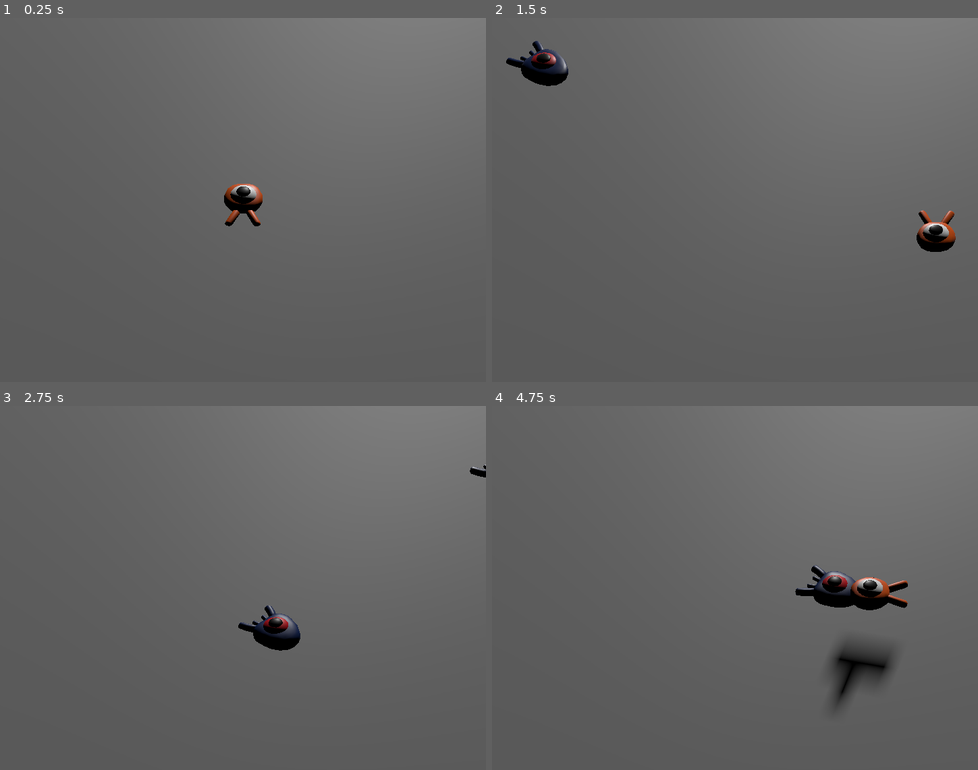
Above: before the commit, frames 1-4 (two rows, left to right).
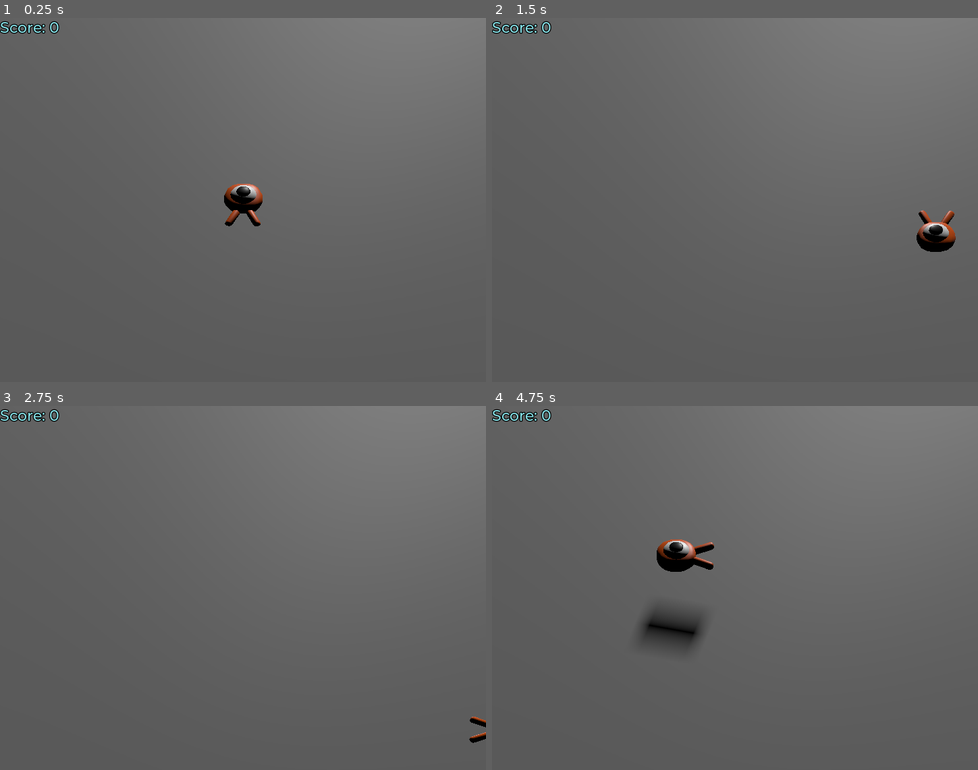
Above: after the commit, the same moments.

Repository: Ednaxx/godot_first-3D_game
Game: Godot game, scene res://main.tscn
Two runs of this game, one before a commit and one after it. Both use one fixed random seed, a clock stepped at 60 frames per second and the inputs below.
Inputs:
- Up to frame 1 (0.25 s): no input
- Up to frame 2 (1.5 s): tap Enter at 0.5 s; hold D (move_right) 0.53-1.28 s; tap Space (jump) at 0.77 s; hold S (move_back) from 1.28 s (still down)
- Up to frame 3 (2.75 s): tap Space (jump) at 1.52 s; release S (move_back) at 2.03 s; hold D (move_right) from 2.03 s (still down)
- Up to frame 4 (4.75 s): release D (move_right) at 2.78 s; hold W (move_forward) 2.78-3.53 s; tap Space (jump) at 3.02, 3.77, 4.52 s; hold A (move_left) from 3.53 s (still down)

The runs differ from the first frame. In frame 1, 0.3% of the frame differs, in the area x 0-13%, y 0-5%; in frame 2, 1.1%; in frame 3, 1.3%; in frame 4, 5.0%, in the area x 0-86%, y 0-83%.
Error after the commit: Invalid access to property or key '_on_mob_squashed' on a base object of type 'null instance'. (res://main.gd:14)

Commit message:
Add player death functionality and Score UI

Diff:
--- a/entities/player.gd
+++ b/entities/player.gd
@@ -1,4 +1,6 @@
 extends CharacterBody3D
+
+signal hit
 
 @export var speed: int = 14
 @export var fall_acceleration: int = 75
@@ -55,3 +57,10 @@
 				mob.squash()
 				self.target_velocity.y = self.bounce_impulse
 				break
+
+func die() -> void:
+	hit.emit()
+	queue_free()
+
+func _on_mob_detector_body_entered(_body: Node3D) -> void:
+	die()
--- a/entities/player.tscn
+++ b/entities/player.tscn
@@ -1,10 +1,14 @@
-[gd_scene load_steps=4 format=3 uid="uid://cuohfiho8j1bt"]
+[gd_scene load_steps=5 format=3 uid="uid://cuohfiho8j1bt"]
 
 [ext_resource type="PackedScene" uid="uid://cpx861plcfbec" path="res://art/player.glb" id="1_ho68e"]
 [ext_resource type="Script" path="res://entities/player.gd" id="1_vddcx"]
 
 [sub_resource type="SphereShape3D" id="SphereShape3D_a0qly"]
 radius = 0.8
+
+[sub_resource type="CylinderShape3D" id="CylinderShape3D_0kki6"]
+height = 0.435131
+radius = 1.05864
 
 [node name="Player" type="CharacterBody3D"]
 collision_mask = 6
@@ -17,3 +21,14 @@
 [node name="CollisionShape3D" type="CollisionShape3D" parent="."]
 transform = Transform3D(1, 0, 0, 0, 1, 0, 0, 0, 1, 0, 0.801546, 0)
 shape = SubResource("SphereShape3D_a0qly")
+
+[node name="MobDetector" type="Area3D" parent="."]
+collision_layer = 0
+collision_mask = 2
+monitorable = false
+
+[node name="CollisionShape3D" type="CollisionShape3D" parent="MobDetector"]
+transform = Transform3D(1, 0, 0, 0, 1, 0, 0, 0, 1, 0, 0.515097, 0)
+shape = SubResource("CylinderShape3D_0kki6")
+
+[connection signal="body_entered" from="MobDetector" to="." method="_on_mob_detector_body_entered"]
--- a/main.gd
+++ b/main.gd
@@ -4,11 +4,17 @@
 
 
 func _on_mob_timer_timeout() -> void:
-    var mob: Node = mob_scene.instantiate()
-    var mob_spawn_location_node: Node = get_node("SpawnPath/SpawnLocation")
+    var mob: Node3D = mob_scene.instantiate()
+    var mob_spawn_location_node: PathFollow3D = get_node("SpawnPath/SpawnLocation")
     mob_spawn_location_node.progress_ratio = randf()
 
     var player_position: Vector3 = $Player.position
     mob.initialize(mob_spawn_location_node.position, player_position)
 
+    mob.squashed.connect($UserInterface/ScoreLabel._on_mob_squashed.bind())
+
     add_child(mob)
+
+
+func _on_player_hit() -> void:
+    $MobTimer.stop()
--- a/main.tscn
+++ b/main.tscn
@@ -1,8 +1,10 @@
-[gd_scene load_steps=8 format=3 uid="uid://cx2tcx82nm16a"]
+[gd_scene load_steps=11 format=3 uid="uid://cx2tcx82nm16a"]
 
 [ext_resource type="Script" path="res://main.gd" id="1_mvyrr"]
 [ext_resource type="PackedScene" uid="uid://cuohfiho8j1bt" path="res://entities/player.tscn" id="1_nux04"]
 [ext_resource type="PackedScene" uid="uid://bagwvwspbmlxy" path="res://entities/mob.tscn" id="2_yn5ev"]
+[ext_resource type="FontFile" uid="uid://cwq87wn766wqv" path="res://fonts/Montserrat-Medium.ttf" id="4_tmsna"]
+[ext_resource type="Script" path="res://score_label.gd" id="5_o0fgo"]
 
 [sub_resource type="BoxShape3D" id="BoxShape3D_wx5oo"]
 size = Vector3(60, 2, 60)
@@ -19,6 +21,10 @@
 
 [sub_resource type="BoxShape3D" id="BoxShape3D_hr8j8"]
 size = Vector3(1, 1, 33)
+
+[sub_resource type="Theme" id="Theme_721vj"]
+default_font = ExtResource("4_tmsna")
+default_font_size = 22
 
 [node name="Main" type="Node"]
 script = ExtResource("1_mvyrr")
@@ -91,4 +97,22 @@
 shape = SubResource("BoxShape3D_hr8j8")
 metadata/_edit_lock_ = true
 
+[node name="Control" type="Control" parent="."]
+layout_mode = 3
+anchors_preset = 0
+offset_right = 40.0
+offset_bottom = 40.0
+
+[node name="ScoreLabel" type="Label" parent="Control"]
+layout_mode = 0
+offset_right = 40.0
+offset_bottom = 23.0
+theme = SubResource("Theme_721vj")
+theme_override_colors/font_color = Color(0.51844, 0.87181, 0.894508, 1)
+theme_override_colors/font_outline_color = Color(0, 0, 0, 1)
+theme_override_constants/outline_size = 5
+text = "Score: 0"
+script = ExtResource("5_o0fgo")
+
+[connection signal="hit" from="Player" to="." method="_on_player_hit"]
 [connection signal="timeout" from="MobTimer" to="." method="_on_mob_timer_timeout"]
--- /dev/null
+++ b/score_label.gd
@@ -0,0 +1,7 @@
+extends Label
+
+var score: int = 0
+
+func _on_mob_squashed() -> void:
+    score += 1
+    text = "Score: " + str(score)
